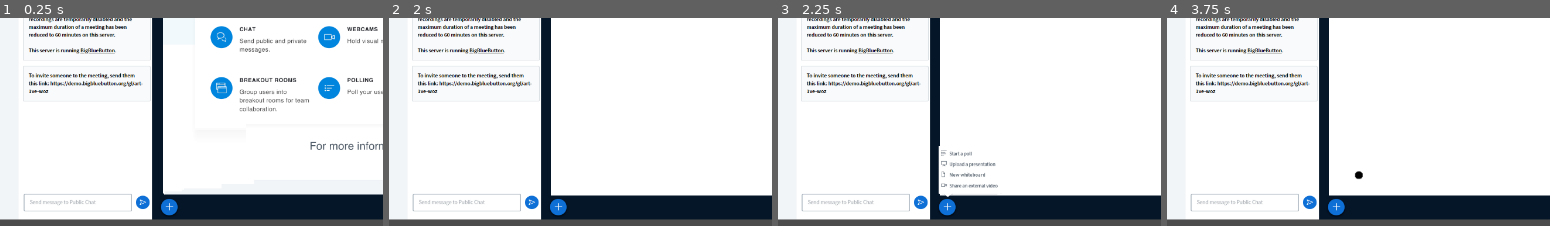
Above: before the commit, frames 1-4 (left to right).
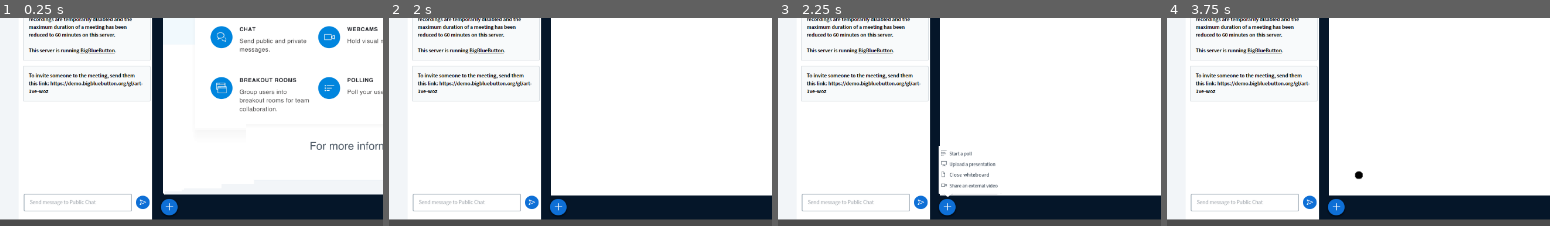
Above: after the commit, the same moments.

Repository: EduYukio/ihc_whiteboard
Game: Godot game, scene res://BBB/Main/Main.tscn
Two runs of this game, one before a commit and one after it. Both use one fixed random seed, a clock stepped at 60 frames per second and the inputs below.
Inputs (mouse positions are % of the whole screen's width and height, from its top left):
- Up to frame 1 (0.25 s): no input
- Up to frame 2 (2 s): click (30, 95) at 0.5 s; click (33, 88) at 1.25 s
- Up to frame 3 (2.25 s): click (30, 95) at 2 s
- Up to frame 4 (3.75 s): click (33, 88) at 2.75 s; click (30, 95) at 3.5 s
The pictures show only the part of the screen within x 8-58%, y 50-100%; the shares and areas given below are measured in that part.

Frames 1-2 are identical in both runs. In frame 3, 0.1% of the frame differs, in the area x 44-56%, y 74-77%; in frame 4, nothing differs.

Commit message:
Now, when the whiteboard is open, the popup menu will show "Close"

Diff:
--- /dev/null
+++ b/BBB/PlusMenu/PlusPopup.gd
@@ -0,0 +1,11 @@
+extends Sprite
+
+onready var main_node = get_node("/root/Main")
+const openSprite = preload("res://Assets//popupOpenWhiteBoard.png")
+const closeSprite = preload("res://Assets//popupCloseWhiteBoard.png")
+
+func _ready():
+	if not main_node.has_node("Canvas"):
+		self.texture = openSprite
+	else:
+		self.texture = closeSprite
--- a/BBB/PlusMenu/PlusPopup.tscn
+++ b/BBB/PlusMenu/PlusPopup.tscn
@@ -1,13 +1,15 @@
-[gd_scene load_steps=3 format=2]
+[gd_scene load_steps=4 format=2]
 
-[ext_resource path="res://Assets/plusPopup.png" type="Texture" id=1]
-[ext_resource path="res://BBB/PlusMenu/NewWhiteboardButton.gd" type="Script" id=2]
+[ext_resource path="res://Assets/popupOpenWhiteboard.png" type="Texture" id=1]
+[ext_resource path="res://BBB/PlusMenu/PlusPopup.gd" type="Script" id=2]
+[ext_resource path="res://BBB/PlusMenu/NewWhiteboardButton.gd" type="Script" id=3]
 
 [node name="PlusPopup" type="Sprite"]
 position = Vector2( 80.6884, 65.7021 )
 z_index = 3
 z_as_relative = false
 texture = ExtResource( 1 )
+script = ExtResource( 2 )
 
 [node name="NewWhiteboardButton" type="Button" parent="."]
 margin_left = -80.0
Binary file added: Assets/popupCloseWhiteboard.png
Not shown, added: Assets/popupCloseWhiteboard.png.import
Renamed: Assets/plusPopup.png -> Assets/popupOpenWhiteboard.png
Not shown, changed: Assets/popupOpenWhiteboard.png.import
Not shown: 1 places in BBB/PlusMenu/PlusPopup.tscn that only renumber resources
